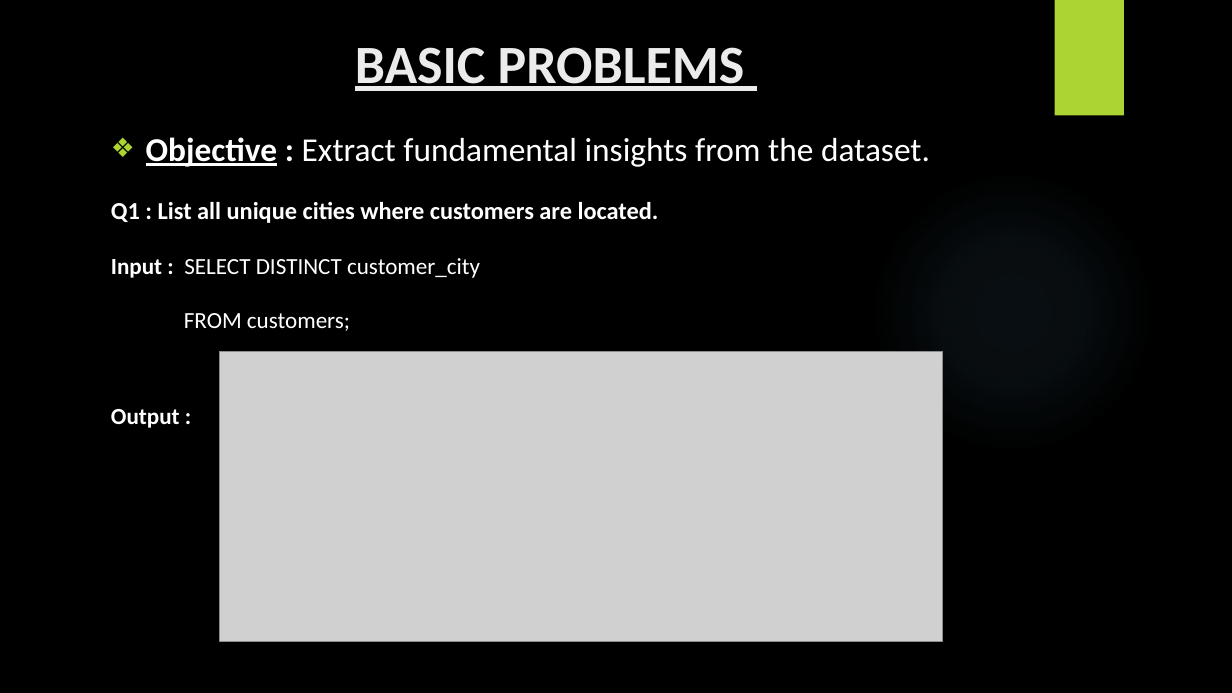
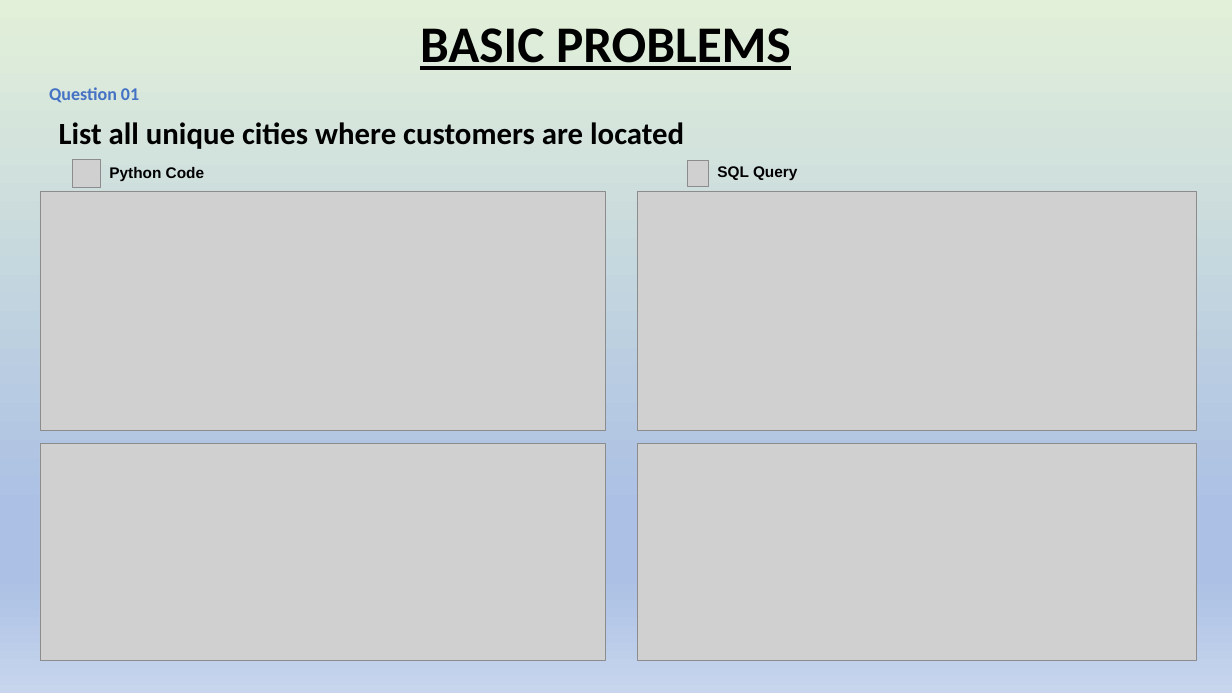
Before and after one commit to VAnu20/PYTHON_SQL_Project, a slide deck: slide 2 of PYTHON_SQL-Code.pptx (slide 1 before the commit). Drawn at 1232x693 pixels with LibreOffice and Linux fonts; fonts in the diff are those of the drawing; grey boxes stand for pictures; background and template pictures are left out. Boxes give left, top, right and bottom in pixels: in the first picture for what was removed or moved away, otherwise in the second. Text is boxed around its words. In the diff, an @@ line names an element or a change of style, - is before the commit and + after.

```diff
--- a/PYTHON_SQL-Code.pptx
+++ b/PYTHON_SQL-Code.pptx
@@ background picture (left out) to gradient #E2F0D9 to #ABC0E4 to #C7D5ED @@
@@ title "BASIC PROBLEMS": place and size @@
-title "BASIC PROBLEMS" at bbox=[355, 47, 745, 91]
+title "BASIC PROBLEMS" at bbox=[420, 28, 791, 70]
@@ title "BASIC PROBLEMS" at bbox=[420, 28, 791, 70]: size 42 to 40 pt, text colour #EBEBEB to #000000; line spacing 1 to 0.9; vertical alignment top to middle @@
@@ rectangle removed at bbox=[1055, 0, 1124, 116] @@
@@ text added at bbox=[49, 87, 139, 102], 14 pt, text #4472C4, bold @@
+Question 01
@@ text added at bbox=[59, 122, 684, 149], 24 pt, text #000000, bold @@
+List all unique cities where customers are located
@@ text removed at bbox=[111, 137, 930, 428] @@
-❖ Objective : Extract fundamental insights from the dataset.
-Q1 : List all unique cities where customers are located.
-Input : SELECT DISTINCT customer_city
-FROM customers;
-Output :
@@ picture added at bbox=[72, 160, 100, 188] @@
@@ text added at bbox=[109, 167, 204, 181], 12 pt, text #000000, bold @@
+Python Code
@@ picture added at bbox=[688, 161, 709, 188] @@
@@ text added at bbox=[717, 166, 797, 180], 12 pt, text #000000, bold @@
+SQL Query
@@ ellipse removed at bbox=[870, 169, 1154, 454] @@
@@ picture added at bbox=[40, 192, 605, 432] @@
@@ picture added at bbox=[638, 192, 1197, 432] @@
@@ picture removed at bbox=[220, 352, 943, 641] @@
@@ picture added at bbox=[40, 444, 605, 660] @@
@@ picture added at bbox=[638, 444, 1197, 660] @@
```
Also in this commit, not shown: 7 other slides changed, 8 slides added, 11 slides removed.
